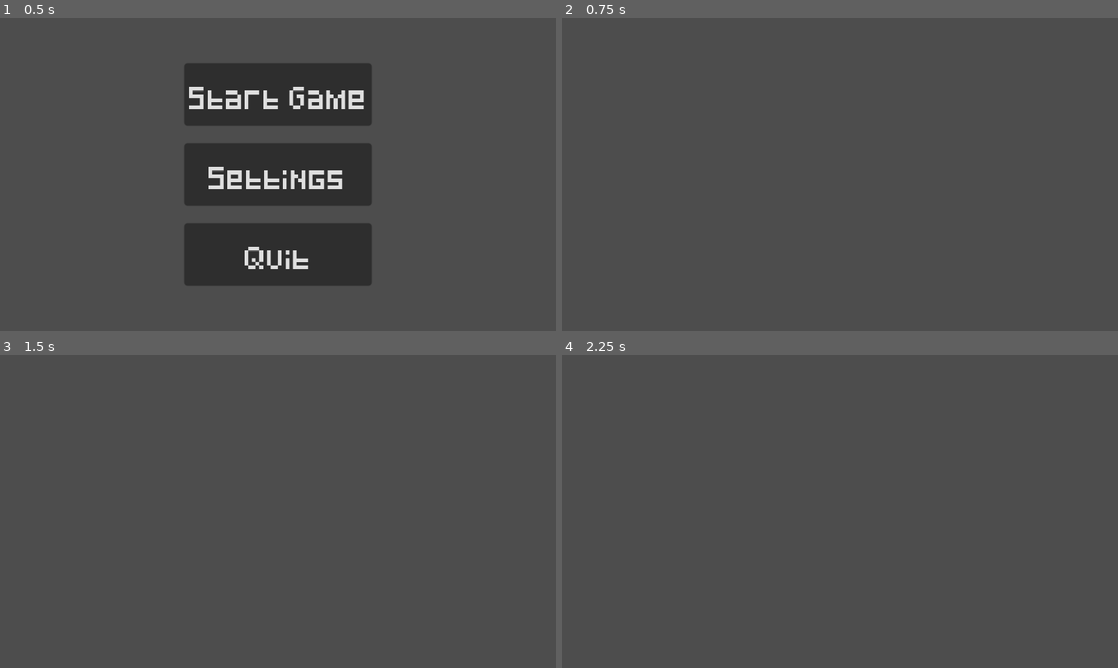
Above: before the commit, frames 1-4 (two rows, left to right).
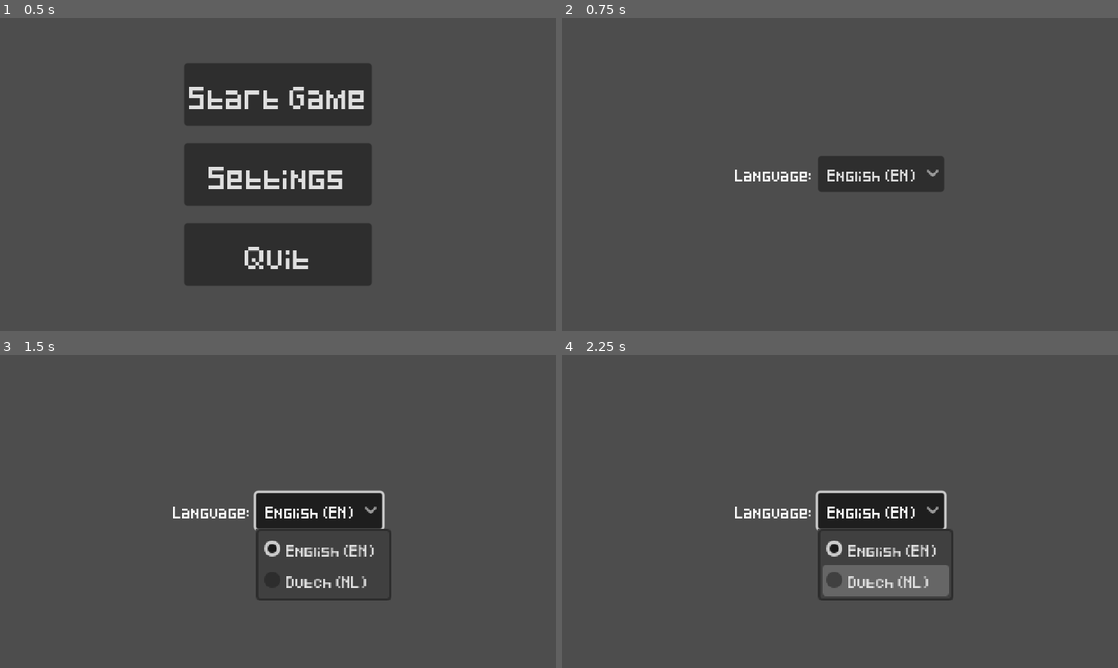
Above: after the commit, the same moments.

Repository: StormLight14/nightfall-mirror
Game: Godot game, scene res://menus/main/main_menu.tscn
Two runs of this game, one before a commit and one after it. Both use one fixed random seed, a clock stepped at 60 frames per second and the inputs below.
Inputs (mouse positions are in pixels of both pictures, inside the frame that each line leads up to):
- Up to frame 1 (0.5 s): no input
- Up to frame 2 (0.75 s): click "Settings" at 0.5 s
- Up to frame 3 (1.5 s): click (316, 511) at 1.25 s, where only the run after the commit has a clickable "English (EN)"
- Up to frame 4 (2.25 s): tap Enter at 2 s; move the mouse to (962, 495) at 2.02 s; hold D (right) from 2.03 s (still down); tap 1 (hotbar1) at 2.1 s

Frame 1 is identical in both runs. In frame 2, 2.8% of the frame differs, in the area x 31-69%, y 44-56%; in frame 3, 4.4%; in frame 4, 6.1%, in the area x 31-71%, y 43-79%.

Commit message:
create add language select to Settings

Diff:
--- a/globals/Settings.gd
+++ b/globals/Settings.gd
@@ -1,3 +1,4 @@
 extends Node
 
 var show_hints := true
+var language = "EN" # EN, NL
--- /dev/null
+++ b/ui/settings/settings.gd
@@ -0,0 +1,14 @@
+extends CenterContainer
+
+# Called every frame. 'delta' is the elapsed time since the previous frame.
+func _process(delta: float) -> void:
+	if Input.is_action_just_pressed("ui_cancel"):
+		get_tree().change_scene_to_file("res://menus/main/main_menu.tscn")
+
+func _on_language_select_item_selected(index: int) -> void:
+	var language := "EN"
+	match index:
+		0:
+			language = "EN"
+		1:
+			language = "NL"
--- a/ui/settings/settings.tscn
+++ b/ui/settings/settings.tscn
@@ -1,9 +1,32 @@
-[gd_scene format=3 uid="uid://0erp8mecscd5"]
+[gd_scene load_steps=2 format=3 uid="uid://0erp8mecscd5"]
 
-[node name="Settings" type="Control"]
-layout_mode = 3
+[ext_resource type="Script" path="res://ui/settings/settings.gd" id="1_83umr"]
+
+[node name="Settings" type="CenterContainer"]
 anchors_preset = 15
 anchor_right = 1.0
 anchor_bottom = 1.0
 grow_horizontal = 2
 grow_vertical = 2
+script = ExtResource("1_83umr")
+
+[node name="VBoxContainer" type="VBoxContainer" parent="."]
+layout_mode = 2
+
+[node name="Language" type="HBoxContainer" parent="VBoxContainer"]
+layout_mode = 2
+
+[node name="LanguageLabel" type="Label" parent="VBoxContainer/Language"]
+layout_mode = 2
+theme_override_font_sizes/font_size = 8
+text = "Language:"
+
+[node name="LanguageSelect" type="OptionButton" parent="VBoxContainer/Language"]
+layout_mode = 2
+selected = 0
+item_count = 2
+popup/item_0/text = "English (EN)"
+popup/item_1/text = "Dutch (NL)"
+popup/item_1/id = 1
+
+[connection signal="item_selected" from="VBoxContainer/Language/LanguageSelect" to="." method="_on_language_select_item_selected"]
--- a/ui/themes/main.tres
+++ b/ui/themes/main.tres
@@ -2,3 +2,5 @@
 
 [resource]
 Label/font_sizes/font_size = 4
+OptionButton/font_sizes/font_size = 8
+PopupMenu/font_sizes/font_size = 8
